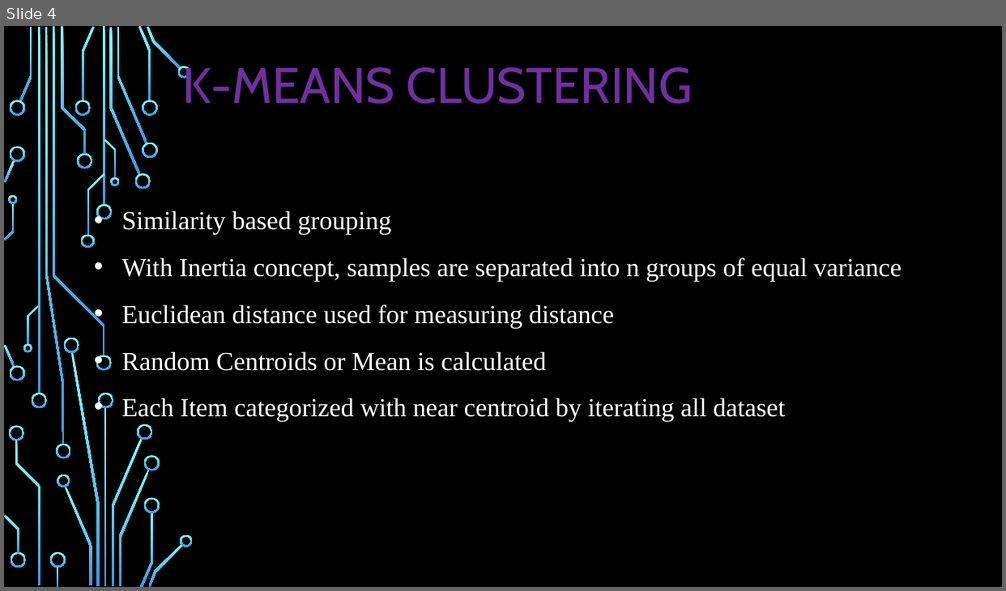
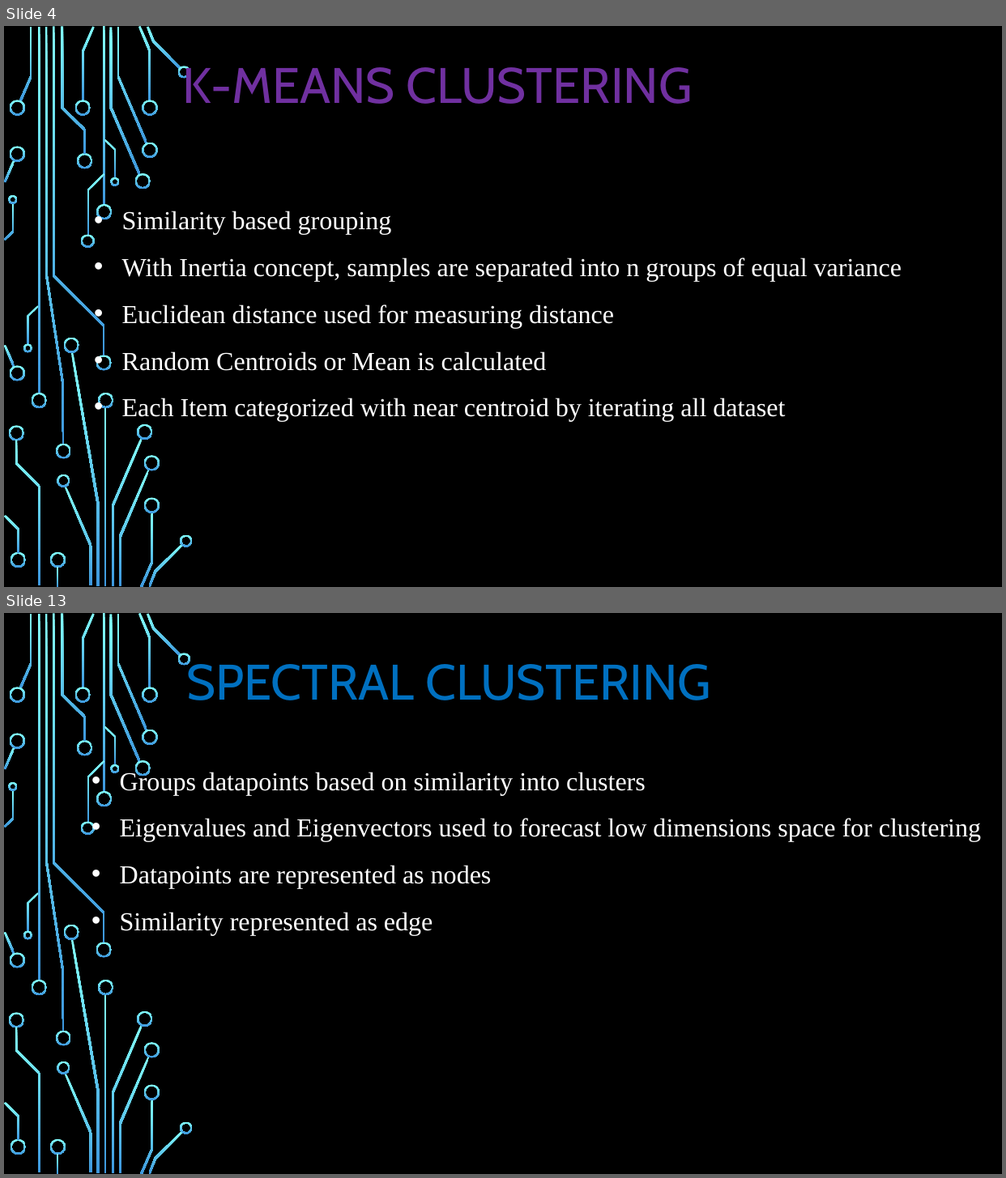
Before and after one commit to TamilselviAI/MachineLearning, a slide deck: Week 4.2 ML-Clustering/Machine Learning - Clustering.pptx. Shown one above the other, each under a label of ours: slide 4 before the commit, slides 4 and 13 after it; the slides between them are not shown. The pictures are 1006x591 and 1006x1178 pixels, drawn with LibreOffice and Linux fonts; fonts in the diff are those of the drawing; background and template pictures are left out. Boxes give left, top, right and bottom in pixels: in the first picture for what was removed or moved away, otherwise in the second. Text is boxed around its words. In the diff, an @@ line names an element or a change of style, - is before the commit and + after.

```diff
--- a/Week 4.2 ML-Clustering/Machine Learning - Clustering.pptx
+++ b/Week 4.2 ML-Clustering/Machine Learning - Clustering.pptx
@@ slide 13 added at [4,613,1002,1174], background picture (left out); not listed: 54 template elements that a slide beside it also shows @@
@@ title added at [186,658,711,700], 48 pt, text #0070C0 @@
+SPECTRAL CLUSTERING
@@ text added at [120,769,981,936], 25 pt, text #FFFFFF @@
+• Groups datapoints based on similarity into clusters
+• Eigenvalues and Eigenvectors used to forecast low dimensions space for clustering
+• Datapoints are represented as nodes
+• Similarity represented as edge
```
Also in this commit, not shown: 3 slides changed, 20 other slides added.
